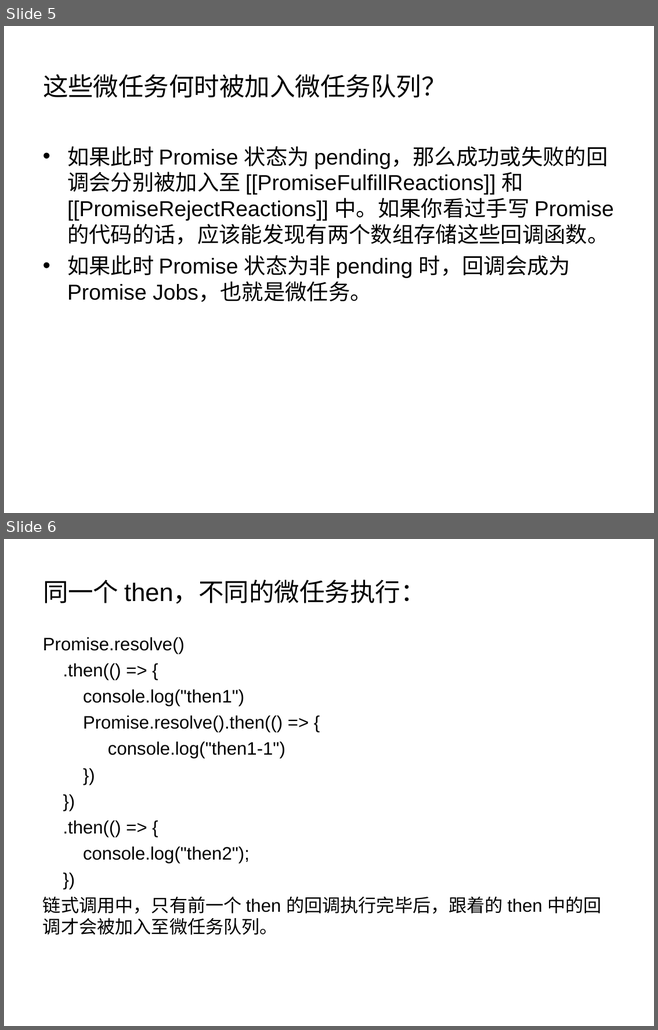
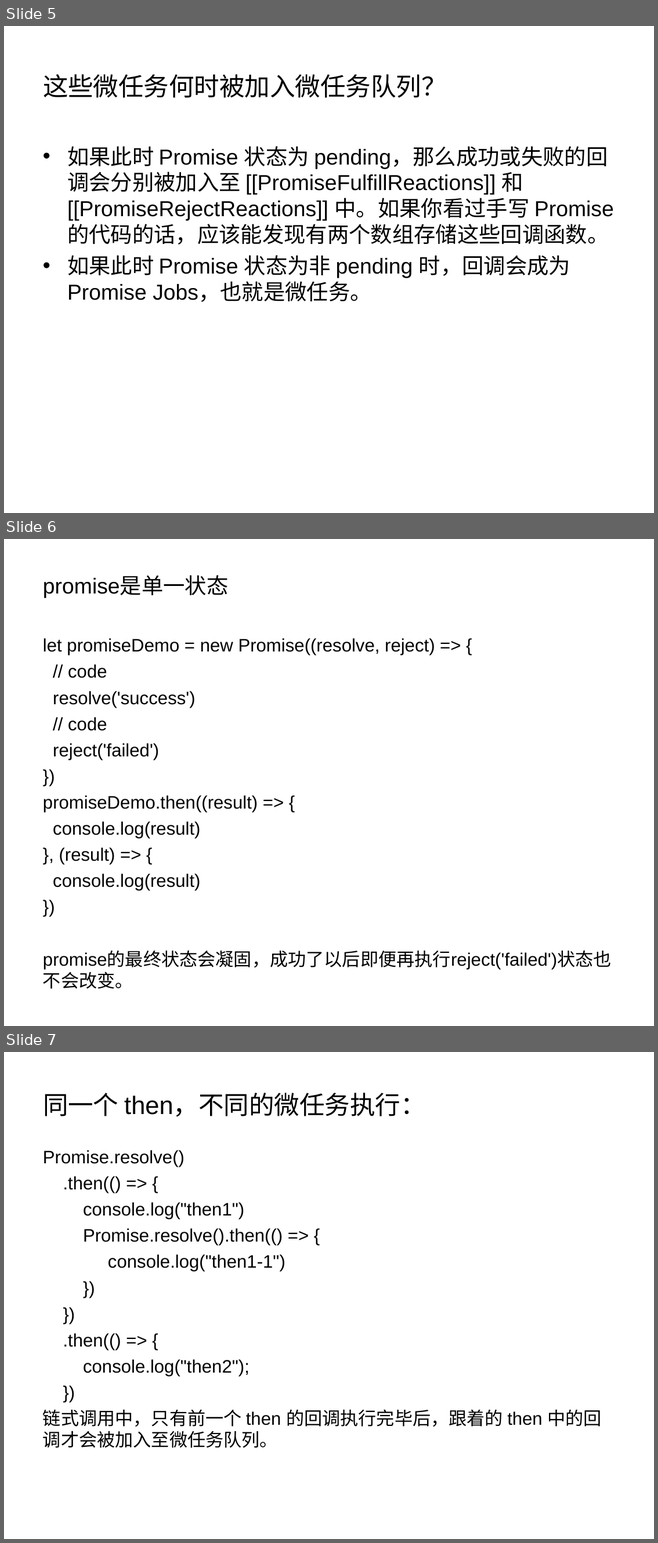
Before and after one commit to xiezhen19920612/antd_demo, a slide deck: ppt/promise.ppt. Shown one above the other, each under a label of ours: slides 5 and 6 before the commit, slides 5, 6 and 7 after it. The pictures are 658x1030 and 658x1543 pixels, drawn with LibreOffice and Linux fonts; fonts in the diff are those of the drawing. Boxes give left, top, right and bottom in pixels: in the first picture for what was removed or moved away, otherwise in the second. Text is boxed around its words. In the diff, an @@ line names an element or a change of style, - is before the commit and + after.

```diff
--- a/ppt/promise.ppt
+++ b/ppt/promise.ppt
@@ slide 6 added at [4,539,654,1026], background #FFFFFF @@
@@ text added at [43,577,611,989], 20 pt, text #000000 @@
+promise是单一状态
+let promiseDemo = new Promise((resolve, reject) => {
+// code
+resolve('success')
+// code
+reject('failed')
+})
+promiseDemo.then((result) => {
+console.log(result)
+}, (result) => {
+console.log(result)
+})
+promise的最终状态会凝固，成功了以后即便再执行reject('failed')状态也不会改变。
@@ what was slide 6 is now slide 7 @@
```
Also in this commit, not shown: 1 slide changed.
